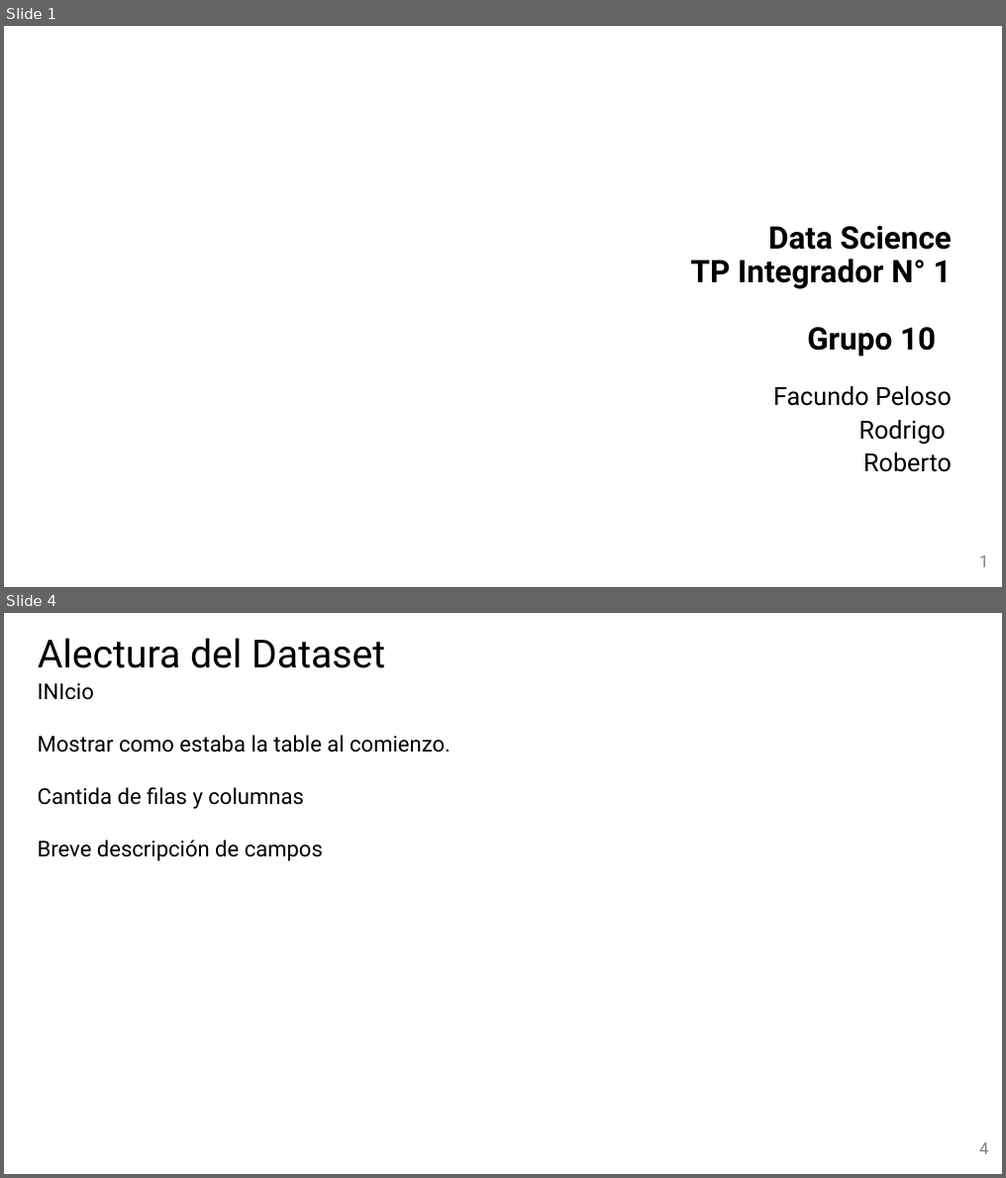
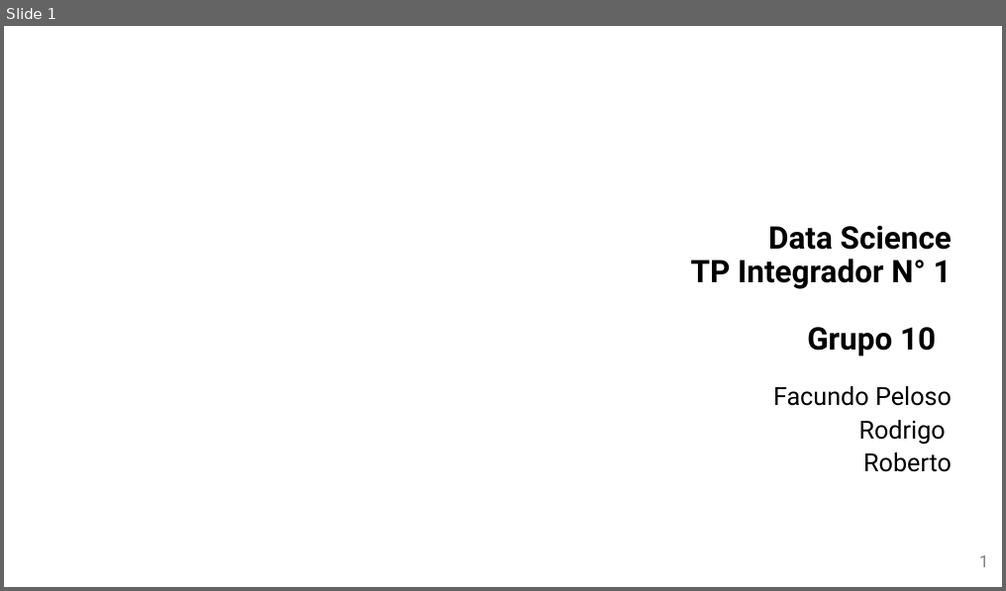
Before and after one commit to Facundo-Peloso/DH-TP-1---Grupo-10, a slide deck: Presentación/Presentación TP 1 - Grupo 10.pptx. Shown one above the other, each under a label of ours: slides 1 and 4 before the commit, slide 1 after it; the slides between them are not shown. The pictures are 1006x1178 and 1006x591 pixels, drawn with LibreOffice and Linux fonts; fonts in the diff are those of the drawing; background and template pictures are left out. Boxes give left, top, right and bottom in pixels: in the first picture for what was removed or moved away, otherwise in the second. Text is boxed around its words. In the diff, an @@ line names an element or a change of style, - is before the commit and + after.

```diff
--- a/Presentación/Presentación TP 1 - Grupo 10.pptx
+++ b/Presentación/Presentación TP 1 - Grupo 10.pptx
@@ slide 4 removed at [4,613,1002,1174], background picture (left out) @@
@@ title removed at [38,638,385,668] @@
-Alectura del Dataset
@@ text removed at [38,683,450,861] @@
-INIcio
-Mostrar como estaba la table al comienzo.
-Cantida de filas y columnas
-Breve descripción de campos
@@ page number removed at [979,1143,988,1155] @@
-4
```
Also in this commit, not shown: 2 slides changed, 16 slides added, 9 other slides removed.
